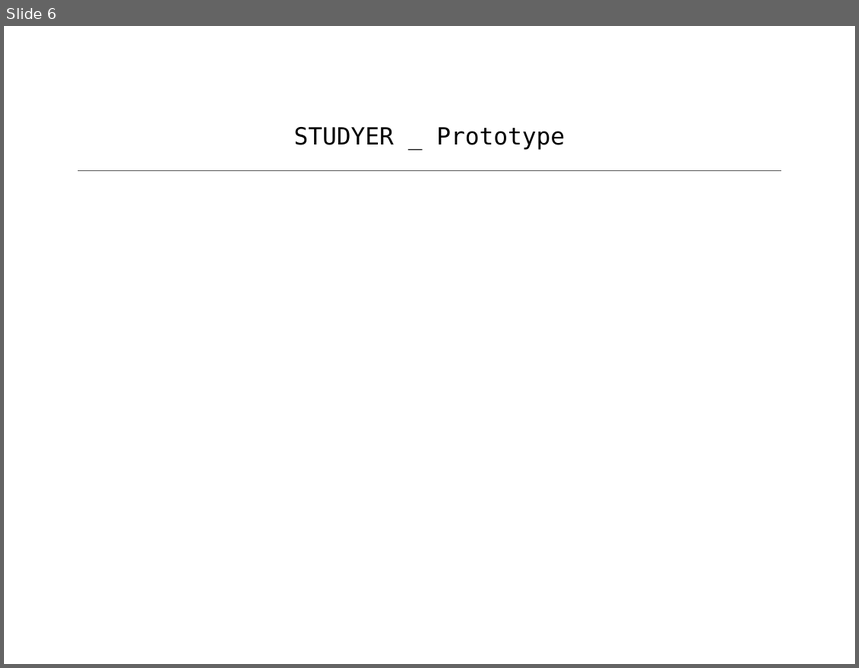
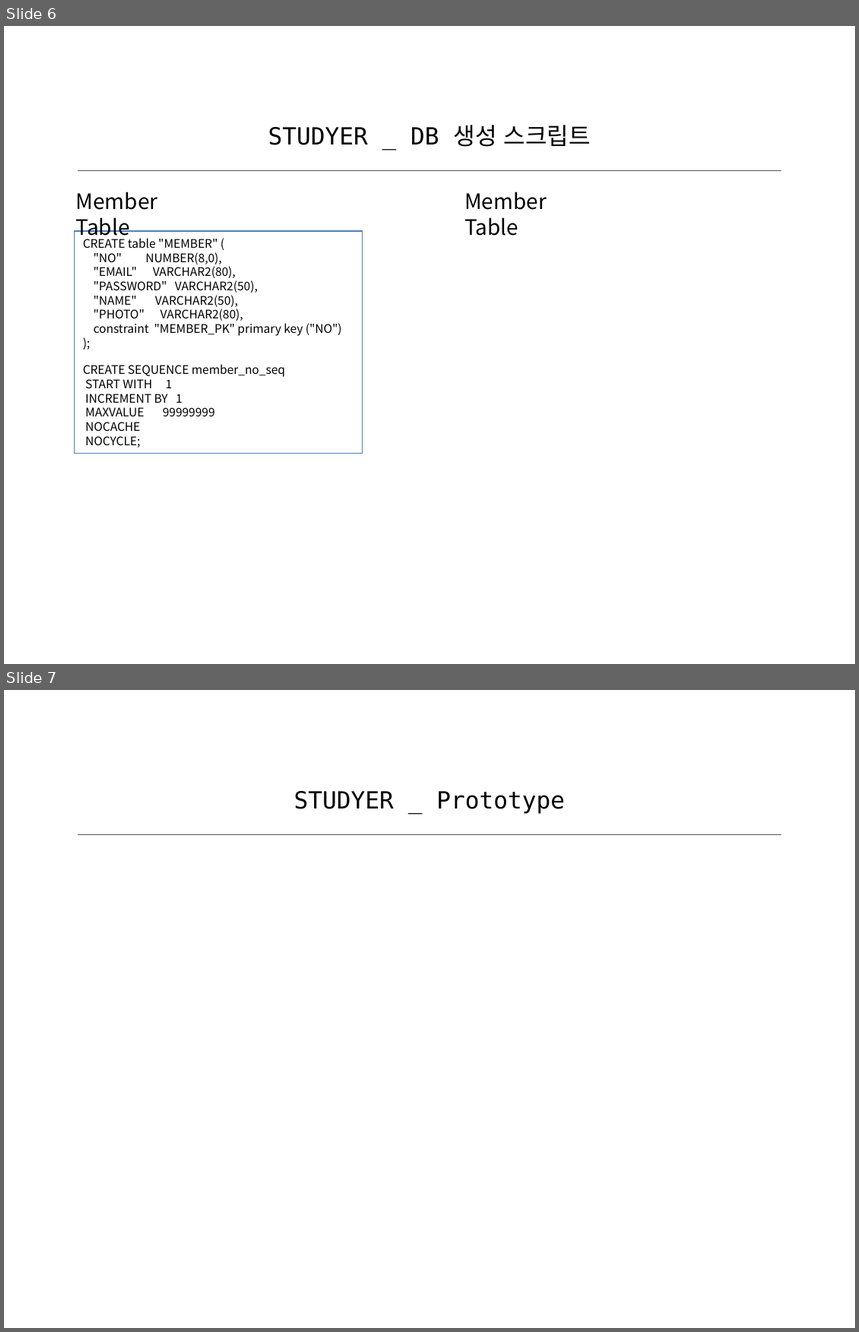
Before and after one commit to jwonjg/studyer_project, a slide deck: doc/studyer_project.pptx. Shown one above the other, each under a label of ours: slide 6 before the commit, slides 6 and 7 after it. The pictures are 859x668 and 859x1332 pixels, drawn with LibreOffice and Linux fonts; fonts in the diff are those of the drawing. Boxes give left, top, right and bottom in pixels: in the first picture for what was removed or moved away, otherwise in the second. Text is boxed around its words. In the diff, an @@ line names an element or a change of style, - is before the commit and + after.

```diff
--- a/doc/studyer_project.pptx
+++ b/doc/studyer_project.pptx
@@ slide 6 added at <box>4,26,855,664</box>, background #FFFFFF @@
@@ text added at <box>268,125,591,147</box>, 20 pt, text #000000 @@
+STUDYER _ DB 생성 스크립트
@@ line added from (78, 170) to (781, 170), #595959 0.75 pt @@
@@ text added at <box>76,192,158,241</box>, 18 pt, text #000000 @@
+Member Table
@@ text added at <box>465,192,547,236</box>, 18 pt, text #000000 @@
+Member Table
@@ rectangle added at <box>75,231,363,453</box>, outline #4F81BD 0.75 pt, 10 pt, text #000000 @@
+CREATE table "MEMBER" (
+"NO" NUMBER(8,0),
+"EMAIL" VARCHAR2(80),
+"PASSWORD" VARCHAR2(50),
+"NAME" VARCHAR2(50),
+"PHOTO" VARCHAR2(80),
+constraint "MEMBER_PK" primary key ("NO")
+);
+CREATE SEQUENCE member_no_seq
+START WITH 1
+INCREMENT BY 1
+MAXVALUE 99999999
+NOCACHE
+NOCYCLE;
@@ what was slide 6 is now slide 7 @@
```
Also in this commit, not shown: 1 slide changed, 4 other slides added, 4 other files.
